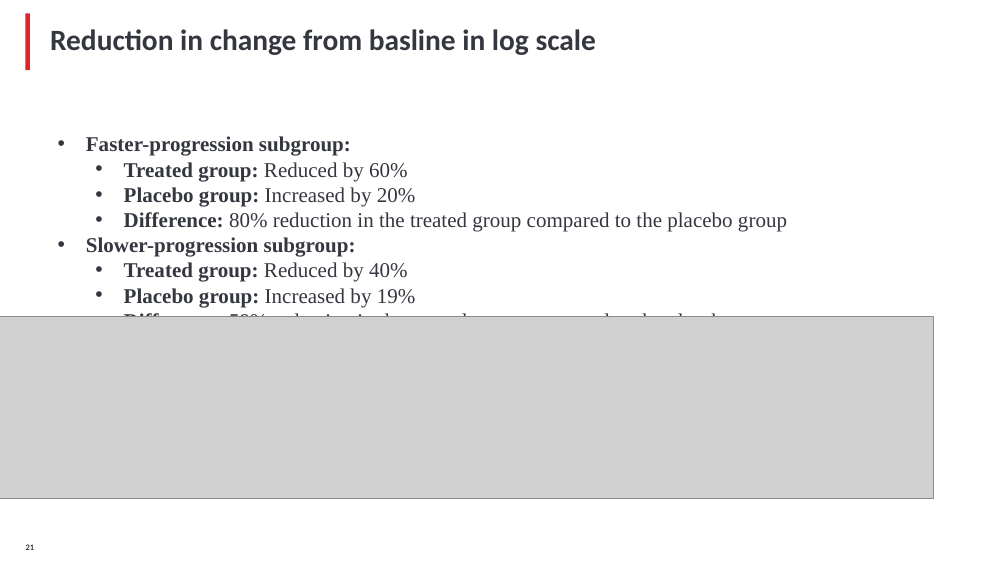
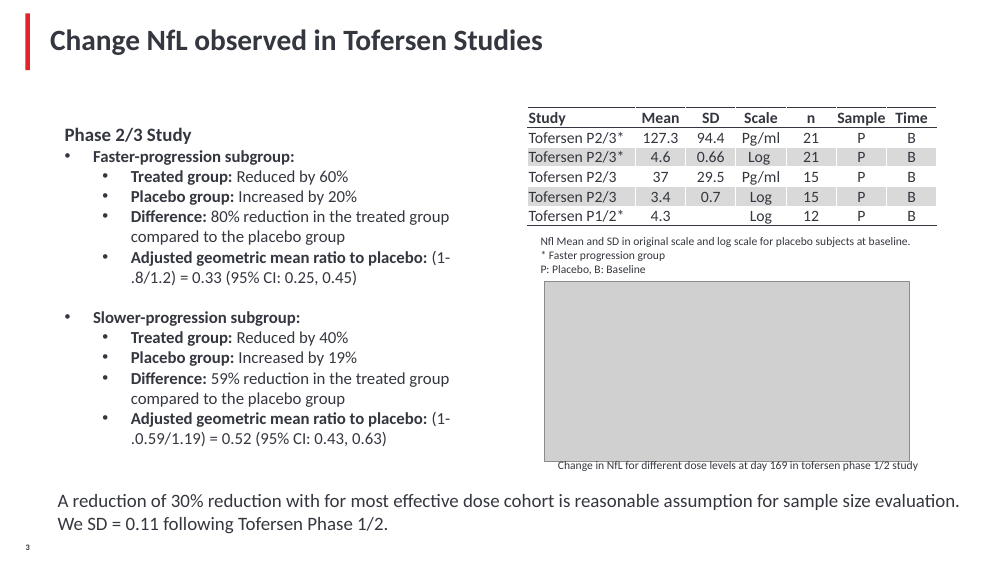
Before and after one commit to YushufSharker/ALS, a slide deck: slide 4 of OutputDocuments/ALS_Slide_deck_STAT.pptx (slide 22 before the commit). Drawn at 1008x567 pixels with LibreOffice and Linux fonts; fonts in the diff are those of the drawing; grey boxes stand for pictures; background and template pictures are left out. Boxes give left, top, right and bottom in pixels: in the first picture for what was removed or moved away, otherwise in the second. Text is boxed around its words. In the diff, an @@ line names an element or a change of style, - is before the commit and + after.

```diff
--- a/OutputDocuments/ALS_Slide_deck_STAT.pptx
+++ b/OutputDocuments/ALS_Slide_deck_STAT.pptx
@@ title at (50, 29, 543, 55): text changed @@
-Reduction in change from basline in log scale
+Change NfL observed in Tofersen Studies
@@ text "Phase 2/3 Study": place and size @@
-text "Phase 2/3 Study" at (86, 136, 787, 317)
+text "Phase 2/3 Study" at (65, 127, 451, 446)
@@ table added at (528, 107, 935, 230), 6 rows, 7 columns @@
+Study | Mean | SD | Scale | n | Sample | Time
+Tofersen P2/3* | 127.3 | 94.4 | Pg/ml | 21 | P | B
+Tofersen P2/3* | 4.6 | 0.66 | Log | 21 | P | B
+Tofersen P2/3 | 37 | 29.5 | Pg/ml | 15 | P | B
+Tofersen P2/3 | 3.4 | 0.7 | Log | 15 | P | B
+Tofersen P1/2* | 4.3 |  | Log | 12 | P | B
@@ text at (65, 127, 192, 144): paragraph added @@
+Phase 2/3 Study
@@ text at (93, 150, 449, 407): size 20 to 16 pt, font Times New Roman to Calibri in "Faster-progression subgroup:", "Treated group: Reduced by 60%", "Placebo group: Increased by 20%", "Difference: 80% reduction in the treated group ..." and 4 more places @@
@@ text added at (541, 237, 911, 274), 11 pt, text #34373F @@
+Nfl Mean and SD in original scale and log scale for placebo subjects at baseline.
+* Faster progression group
+P: Placebo, B: Baseline
@@ text at (131, 251, 451, 285): paragraph added @@
+  • Adjusted geometric mean ratio to placebo: (1-.8/1.2) = 0.33 (95% CI: 0.25, 0.45)
@@ picture added at (544, 281, 909, 461) @@
@@ picture removed at (0, 317, 933, 499) @@
@@ text at (131, 412, 451, 446): paragraph added @@
+  • Adjusted geometric mean ratio to placebo: (1-.0.59/1.19) = 0.52 (95% CI: 0.43, 0.63)
@@ text added at (558, 459, 918, 472), 11 pt, text #34373F @@
+Change in NfL for different dose levels at day 169 in tofersen phase 1/2 study
@@ text added at (58, 494, 960, 533), 18 pt, text #34373F @@
+A reduction of 30% reduction with for most effective dose cohort is reasonable assumption for sample size evaluation. We SD = 0.11 following Tofersen Phase 1/2.
@@ page number at (26, 544, 30, 550): text changed @@
-21
+3
```
Also in this commit, not shown: 7 other slides changed, 6 slides added, 13 slides removed, 2 other files.
